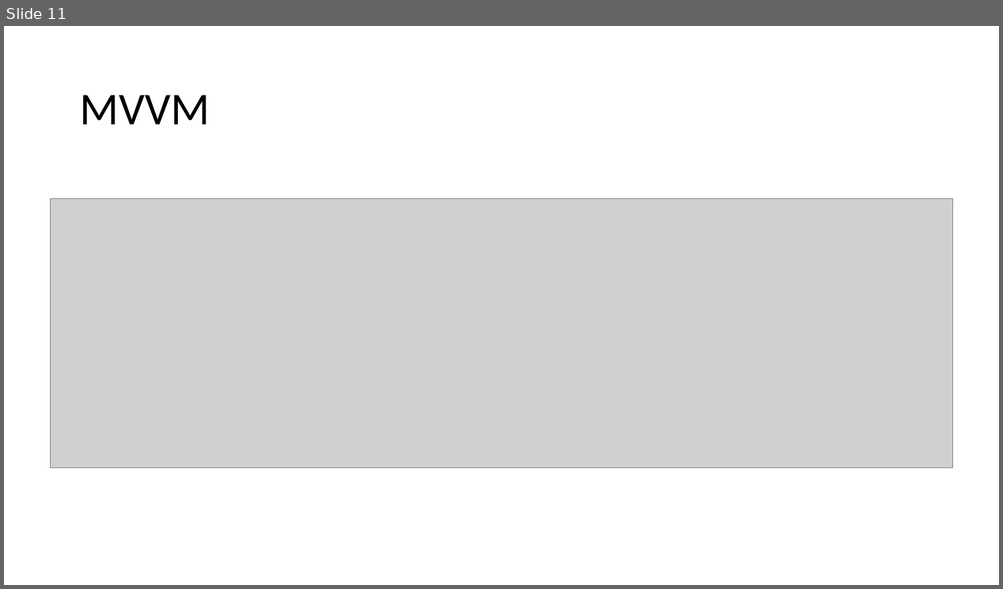
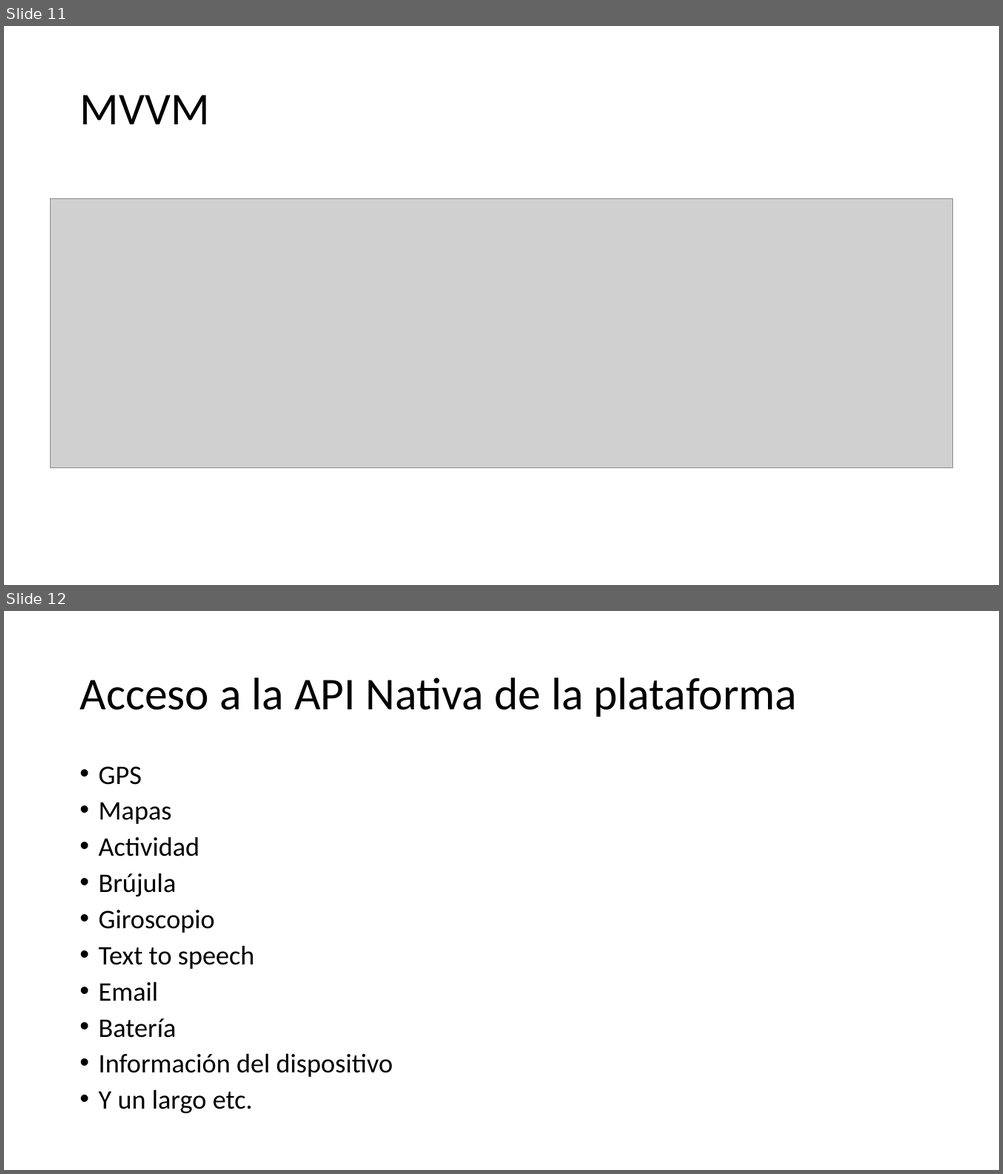
Before and after one commit to marcoablanco/Events, a slide deck: 2026-04 GDG Jerez/DotNet Maui con Android.pptx. Shown one above the other, each under a label of ours: slide 11 before the commit, slides 11 and 12 after it. The pictures are 1003x589 and 1003x1174 pixels, drawn with LibreOffice and Linux fonts; fonts in the diff are those of the drawing; grey boxes stand for pictures. Boxes give left, top, right and bottom in pixels: in the first picture for what was removed or moved away, otherwise in the second. Text is boxed around its words. In the diff, an @@ line names an element or a change of style, - is before the commit and + after.

```diff
--- a/2026-04 GDG Jerez/DotNet Maui con Android.pptx
+++ b/2026-04 GDG Jerez/DotNet Maui con Android.pptx
@@ slide 12 added at [4,611,999,1170], background #FFFFFF @@
@@ title added at [79,678,797,717], 44 pt, text #000000 @@
+Acceso a la API Nativa de la plataforma
@@ text added at [99,766,393,1114], 25.9 pt, text #000000 @@
+• GPS
+• Mapas
+• Actividad
+• Brújula
+• Giroscopio
+• Text to speech
+• Email
+• Batería
+• Información del dispositivo
+• Y un largo etc.
```
Also in this commit, not shown: 1 slide changed, 6 other slides added, 37 other files.
